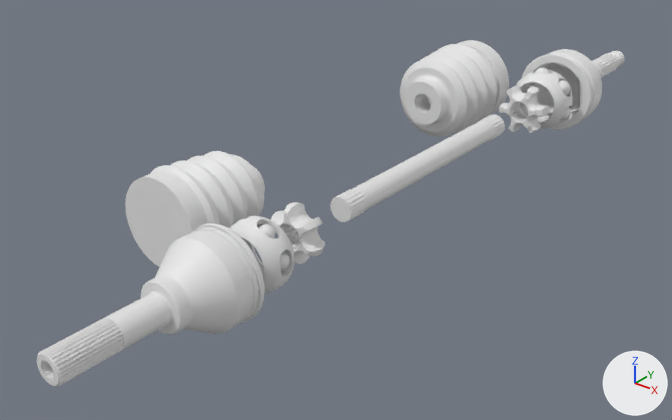
The FBX model AR Chassis Project/Assets/Project/Scan/Model/ARChasis_Exploded_TransAxle.fbx, before and after one commit.
The view is the same before and after, from a camera (50 mm lens) standing at (224.0, -354.0, 205.0) and looking at (-37.0, -27.0, 2.0). The axes (+X, +Y, +Z) are drawn at lower right. The lights are the same throughout. Where no turn or scale is listed for an object, it has been applied to the vertices.

Objects in the first picture: 'CV.001', 'CV.004', 'CV.006', 'CV.008', 'CV.009', 'CV.010', 'CV.011', 'CV.012', 'CV.013', 'CV.014', 'CV.020'.
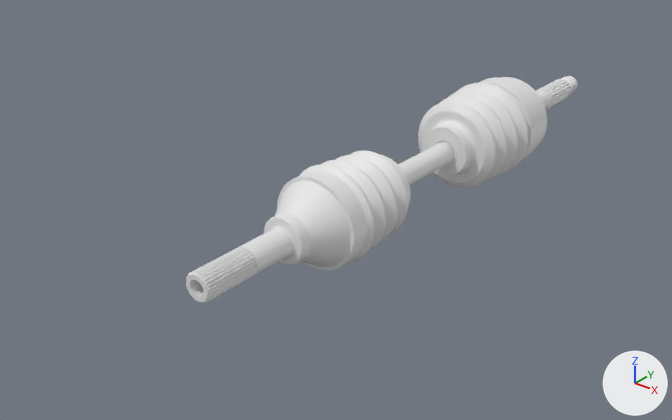
Where the newer file only moved an object's origin or applied its transform, the numbers keep the older frame.

Diff of the bpy script that builds the scene:
```diff
--- a/AR Chassis Project/Assets/Project/Scan/Model/ARChasis_Exploded_TransAxle.fbx.py
+++ b/AR Chassis Project/Assets/Project/Scan/Model/ARChasis_Exploded_TransAxle.fbx.py
@@ me_cv_013 @@
 me_cv_013.from_pydata(...)  # 2671 vertices, 5338 faces; spans x -22.5..22.5, y -36.1..52.9, z -22.5..22.5
 # used by ob_cv_013; location = (-0.9, 166.7, 29.5)
+# me_cv_013 part 4: the whole mesh is moved by (0.0, -68.5, 0.0)
@@ me_cv_009 @@
 me_cv_009.from_pydata(...)  # 301 vertices, 598 faces; spans x -5.8..5.9, y -66.3..65.8, z -5.9..5.9
 # used by ob_cv_009; location = (-0.9, -3.3, 29.5)
+# me_cv_009 part 6: the whole mesh is multiplied about the mesh origin by the matrix ((1.0, 0.0, 0.0), (0.0, 1.433, 0.0), (0.0, 0.0, 1.0))
@@ me_cv_008 @@
 me_cv_008.from_pydata(...)  # 1662 vertices, 3320 faces; spans x -20.0..19.9, y -62.7..18.3, z -20.0..20.0
 # used by ob_cv_008; location = (-0.9, -157.0, 29.5)
+# me_cv_008 part 3: the whole mesh is moved by (0.0, 65.0, 0.0)
@@ me_cv_001 @@
 # used by ob_cv_001; location = (-0.9, -121.6, 29.6); rotation_euler = (1.571, 0.0, -1.571), in degrees (90, 0, -90); scale = (0.0055, 0.0055, 0.0055)
-me_cv_001.from_pydata(...)  # 1455 vertices, 2934 faces; spans x -1511.0..1500.0, y -2846.0..2832.0, z -2735.0..2757.0
+me_cv_001.from_pydata(...)  # 5856 vertices, 11712 faces; spans x -150014.0..151090.0, y -277071.0..278997.0, z -284577.0..283199.0
+# me_cv_001 part 5: 1455 vertices removed from x -1511.0..1500.0, y -2846.0..2832.0, z -2735.0..2757.0
@@ me_cv_010 @@
 me_cv_010.from_pydata(...)  # 2124 vertices, 4244 faces; spans x -25.0..25.1, y -23.4..32.5, z -25.0..25.1
 # used by ob_cv_010; location = (-49.4, 89.1, 30.1)
+# me_cv_010 part 2: the whole mesh is moved by (48.6, -53.1, 0.0)
@@ me_cv_011 @@
 me_cv_011.from_pydata(...)  # 1931 vertices, 3858 faces; spans x -22.3..22.3, y -30.8..25.1, z -22.4..22.2
 # used by ob_cv_011; location = (-51.1, -97.7, 29.6)
+# me_cv_011 part 1: the whole mesh is moved by (50.3, 41.1, 0.0)
@@ me_cv_014 @@
 # used by ob_cv_014; location = (-1.0, 116.6, 29.6); rotation_euler = (1.571, 0.0, -1.571), in degrees (90, 0, -90); scale = (0.0055, 0.0055, 0.0055)
-me_cv_014.from_pydata(...)  # 1244 vertices, 2512 faces; spans x -1874.0..1873.0, y -2947.0..2915.0, z -3023.0..3007.0
+me_cv_014.from_pydata(...)  # 3011 vertices, 6022 faces; spans x -187257.0..187421.0, y -308789.0..307370.0, z -324430.0..321134.0
+# me_cv_014 part 7: 1244 vertices removed from x -1874.0..1873.0, y -2947.0..2915.0, z -3023.0..3007.0
@@ ob_cv_020 @@
-ob_cv_020 = bpy.data.objects.new('CV.020', me_cv_020)
-ob_cv_020.location = (-0.9, 116.6, 29.5)
@@ ob_cv_001 @@
 ob_cv_001 = bpy.data.objects.new('CV.001', me_cv_001)
-ob_cv_001.location = (-0.9, -121.6, 29.6)
-ob_cv_001.rotation_euler = (1.571, 0.0, -1.571)  # degrees (90, 0, -90)
-ob_cv_001.scale = (0.0055, 0.0055, 0.0055)
+ob_cv_001.location = (-0.9, -89.7, 29.6)
+ob_cv_001.rotation_euler = (0.0, 0.0, 1.571)  # degrees (0, 0, 90)
+ob_cv_001.scale = (0.000055, 0.000055, 0.000055)
@@ ob_cv_014 @@
 ob_cv_014 = bpy.data.objects.new('CV.014', me_cv_014)
-ob_cv_014.location = (-1.0, 116.6, 29.6)
-ob_cv_014.rotation_euler = (1.571, 0.0, -1.571)  # degrees (90, 0, -90)
-ob_cv_014.scale = (0.0055, 0.0055, 0.0055)
+ob_cv_014.location = (-1.0, 81.4, 29.6)
+ob_cv_014.rotation_euler = (0.0, 0.0, 1.571)  # degrees (0, 0, 90)
+ob_cv_014.scale = (0.000055, 0.000055, 0.000055)
@@ ob_cv_004 @@
-ob_cv_004 = bpy.data.objects.new('CV.004', me_cv_004)
-ob_cv_004.location = (0.1, -121.6, 31.7)
```

Changed parts and their boxes [x1, y1, x2, y2] in the pictures (672 x 420 px; the box of a moved part takes in the faces that stretch with it):
'CV.008', mesh moved
    before: [37, 223, 265, 387]
    after: [186, 181, 350, 303]
'CV.011', mesh moved
    before: [125, 151, 265, 267]
    after: [277, 150, 411, 270]
'CV.010', mesh moved
    before: [400, 40, 509, 137]
    after: [418, 77, 541, 188]
'CV.013', mesh moved
    before: [521, 49, 624, 130]
    after: [502, 76, 578, 147]
'CV.001', reshaped, moved, turned, rescaled (not visible afterwards)
    before: [229, 216, 294, 293]
'CV.014', reshaped, moved, turned, rescaled (not visible afterwards)
    before: [517, 70, 573, 128]
'CV.020', deleted
    before: [516, 68, 570, 129]
'CV.004', deleted
    before: [237, 219, 290, 290]
part 6 of me_cv_009, moved or reshaped
    before: [330, 114, 505, 222]
    after: [398, 141, 454, 185]
'CV.006', unchanged, covered by the edit
    before: [271, 202, 325, 264]
'CV.012', unchanged, covered by the edit
    before: [499, 86, 549, 133]
